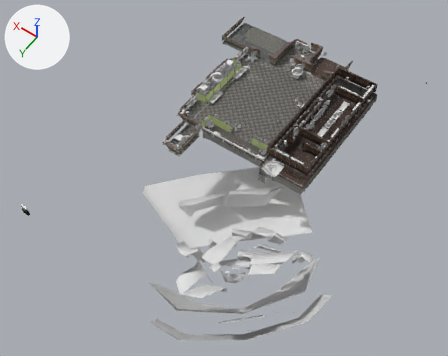
The glTF model games/voiddiver/art/sector/9002.glb: old version first, new version second.
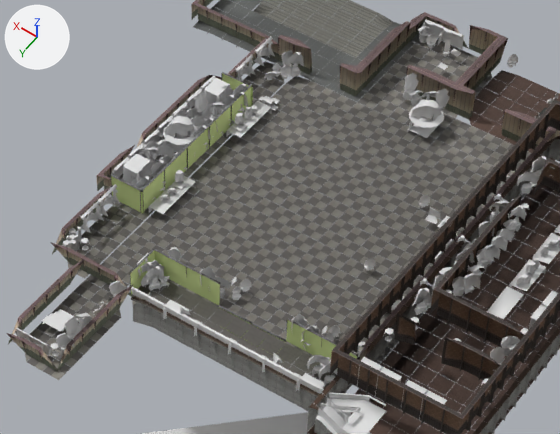
The first picture shows the older version from a 50 mm lens placed at (-21.6, 77.1, 71.3), pointed at (13.8, 27.6, -6.6). The close-ups show the older and then the newer version on the part from 36% to 76% of the width and 10% to 49% of the height of that picture. Only the edits that show in the close-ups are written down. Arrows for +X, +Y and +Z are at upper left; the lights stay in place. Where no turn or scale is listed for an object, it has been applied to the vertices.
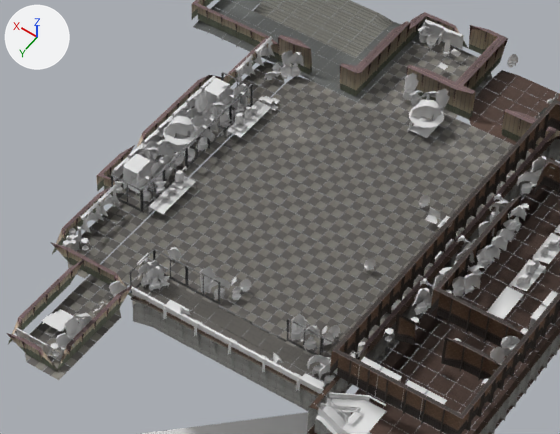
Where the newer file only moved an object's origin or applied its transform, the numbers keep the older frame.

The change, as a list of edits to the scene's bpy script:
```text
Add img_img_25d_bg_basecamp01_tile_1_solid_webp:
    img_img_25d_bg_basecamp01_tile_1_solid_webp = load_image('Img_25D_BG_Basecamp01_Tile_1_solid.webp', 'tex/Img_25D_BG_Basecamp01_Tile_1_solid.webp', 512, 512, 'sRGB')
Change mat_mtl_2dbg_basecamp01_tile_1_wall:
    where n5 = _N.new('ShaderNodeTexImage'); n5.name = 'Image Texture'
    n5.image: img_img_25d_bg_basecamp01_tile_1_webp -> img_img_25d_bg_basecamp01_tile_1_solid_webp
Change mat_mtl_2dbg_basecamp01_tile_glasses02:
    mat_mtl_2dbg_basecamp01_tile_glasses02.alpha: 1.0 -> 0.0
```

Pixel boxes (x1, y1, x2, y2) of what changed, in the close-ups (560 x 434 px):
'Mesh_0', surface changed
    both: (107, 0, 560, 386)
